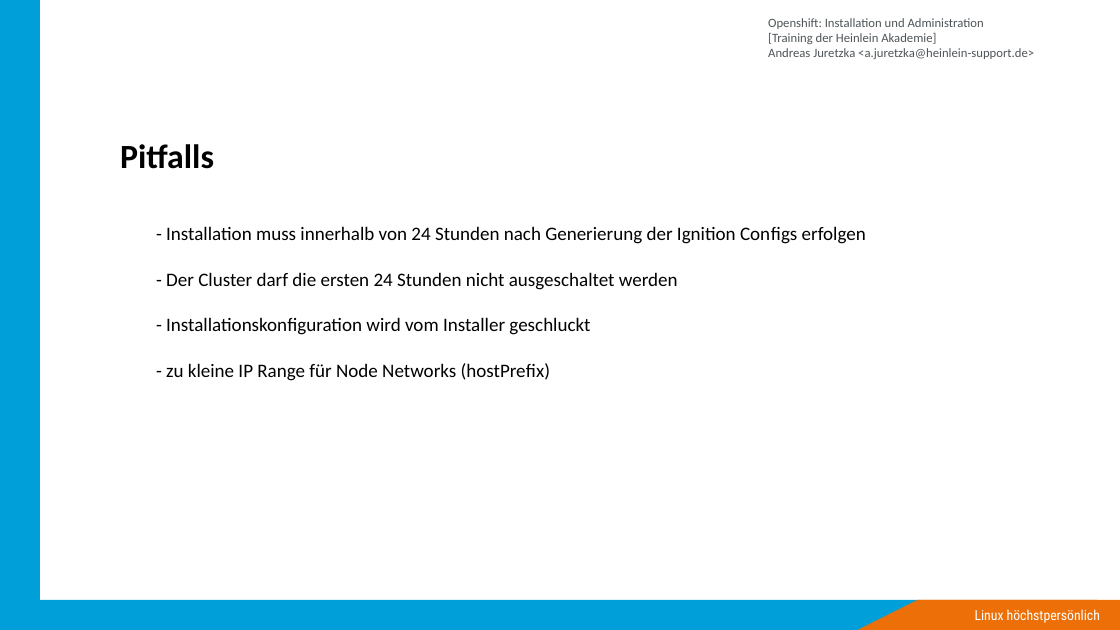
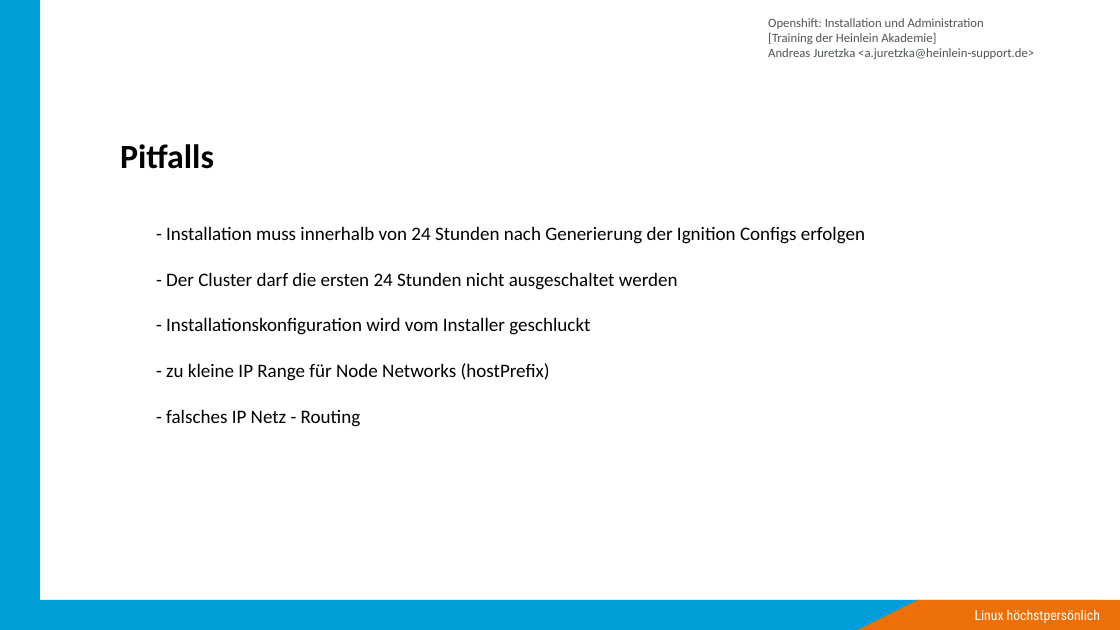
Before and after one commit to ajayten/openshift-kurs-folien, a slide deck: slide 29 of kurs-folien.odp (slide 20 before the commit). Drawn at 1120x630 pixels with LibreOffice and Linux fonts; fonts in the diff are those of the drawing; background and template pictures are left out. Boxes give left, top, right and bottom in pixels: in the first picture for what was removed or moved away, otherwise in the second. Text is boxed around its words. In the diff, an @@ line names an element or a change of style, - is before the commit and + after.

```diff
--- a/kurs-folien.odp
+++ b/kurs-folien.odp
@@ text at <box>166,409,361,427</box>: paragraph added @@
+- falsches IP Netz - Routing
```
Also in this commit, not shown: 9 other slides changed, 49 slides added, 6 slides removed, 1 other file.
